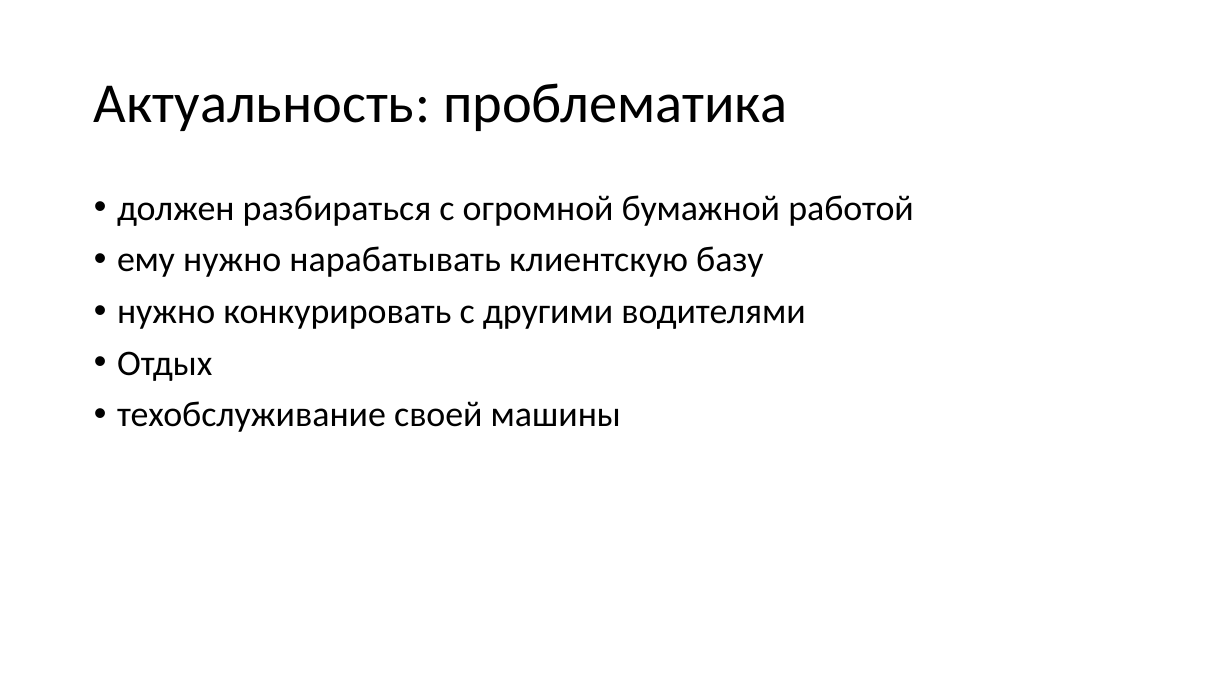
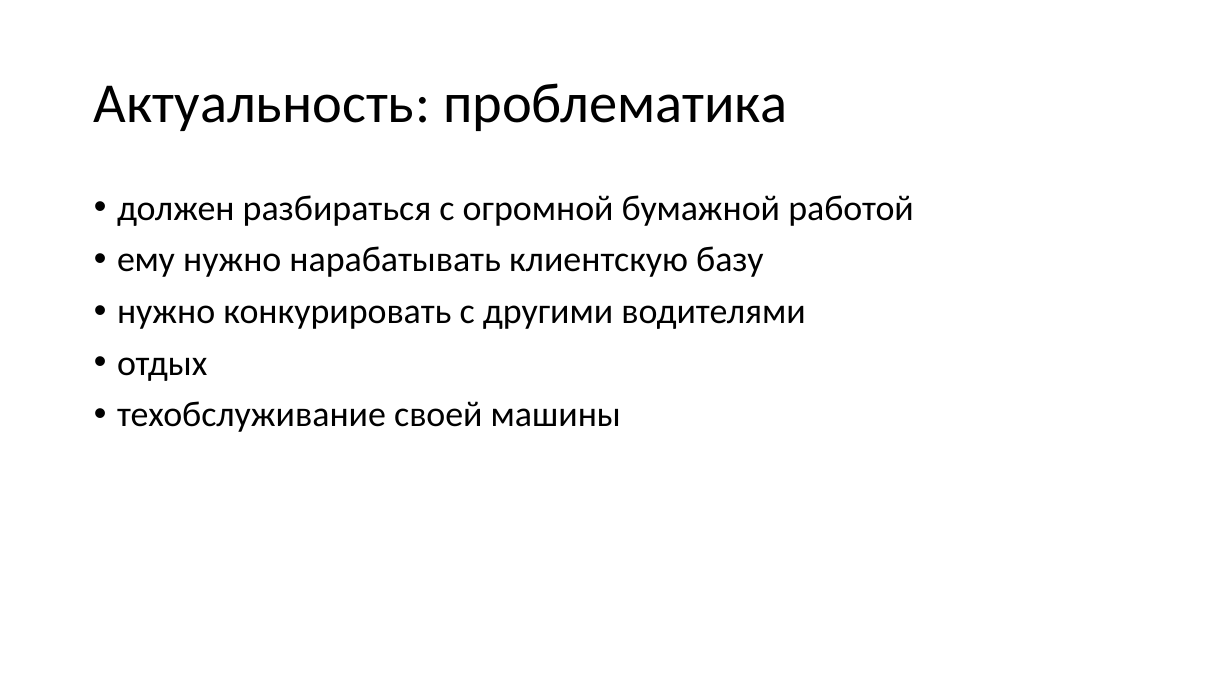
Before and after one commit to gromov-nikita/diplomHUB, a slide deck: slide 2 of diplom v2.0/doc/Презентация.pptx. Drawn at 1232x693 pixels with LibreOffice and Linux fonts; fonts in the diff are those of the drawing. Boxes give left, top, right and bottom in pixels: in the first picture for what was removed or moved away, otherwise in the second. Text is boxed around its words. In the diff, an @@ line names an element or a change of style, - is before the commit and + after.

```diff
--- a/diplom v2.0/doc/Презентация.pptx
+++ b/diplom v2.0/doc/Презентация.pptx
@@ text at (117, 357, 207, 381): text changed @@
-• Отдых
+• отдых
```
Also in this commit, not shown: 1 other slide changed, 1 slide removed.
